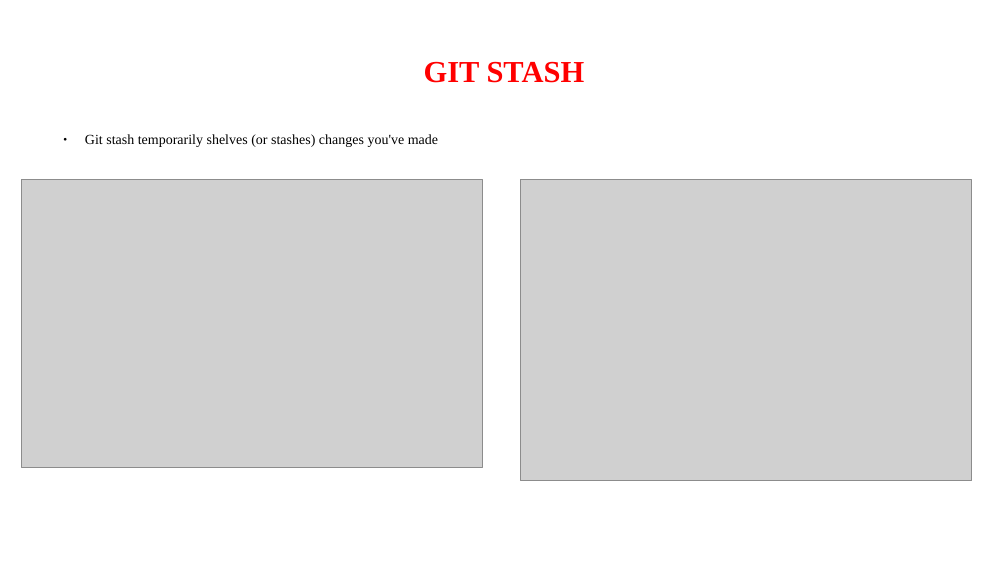
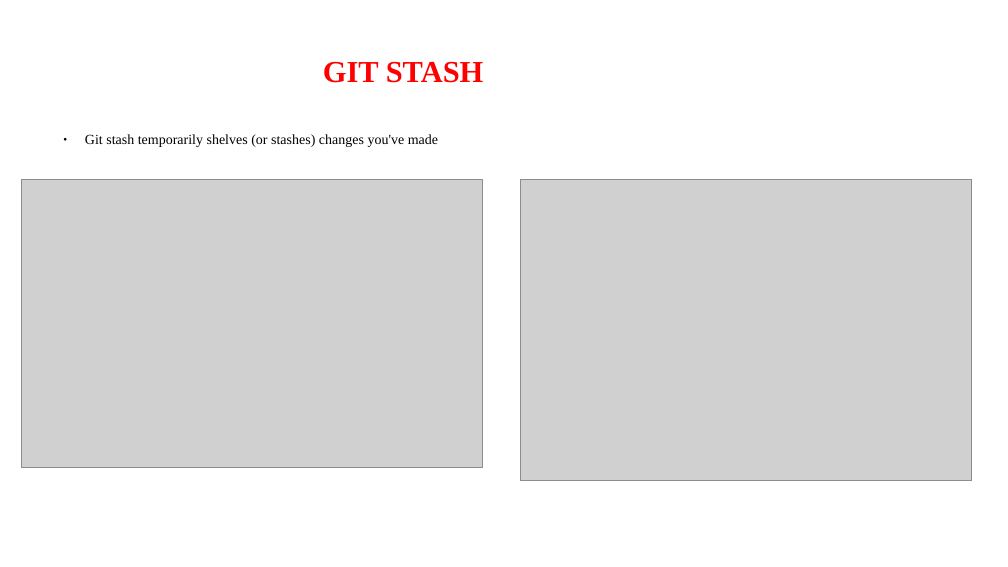
Before and after one commit to anubhavAnora/presentation, a slide deck: slide 3 of Presentation.odp. Drawn at 1008x567 pixels with LibreOffice and Linux fonts; fonts in the diff are those of the drawing; grey boxes stand for pictures. Boxes give left, top, right and bottom in pixels: in the first picture for what was removed or moved away, otherwise in the second. Text is boxed around its words. In the diff, an @@ line names an element or a change of style, - is before the commit and + after.

```diff
--- a/Presentation.odp
+++ b/Presentation.odp
@@ title "GIT STASH": place and size @@
-title "GIT STASH" at [424, 61, 585, 83]
+title "GIT STASH" at [323, 61, 484, 83]
```
Also in this commit, not shown: 13 other slides changed.
